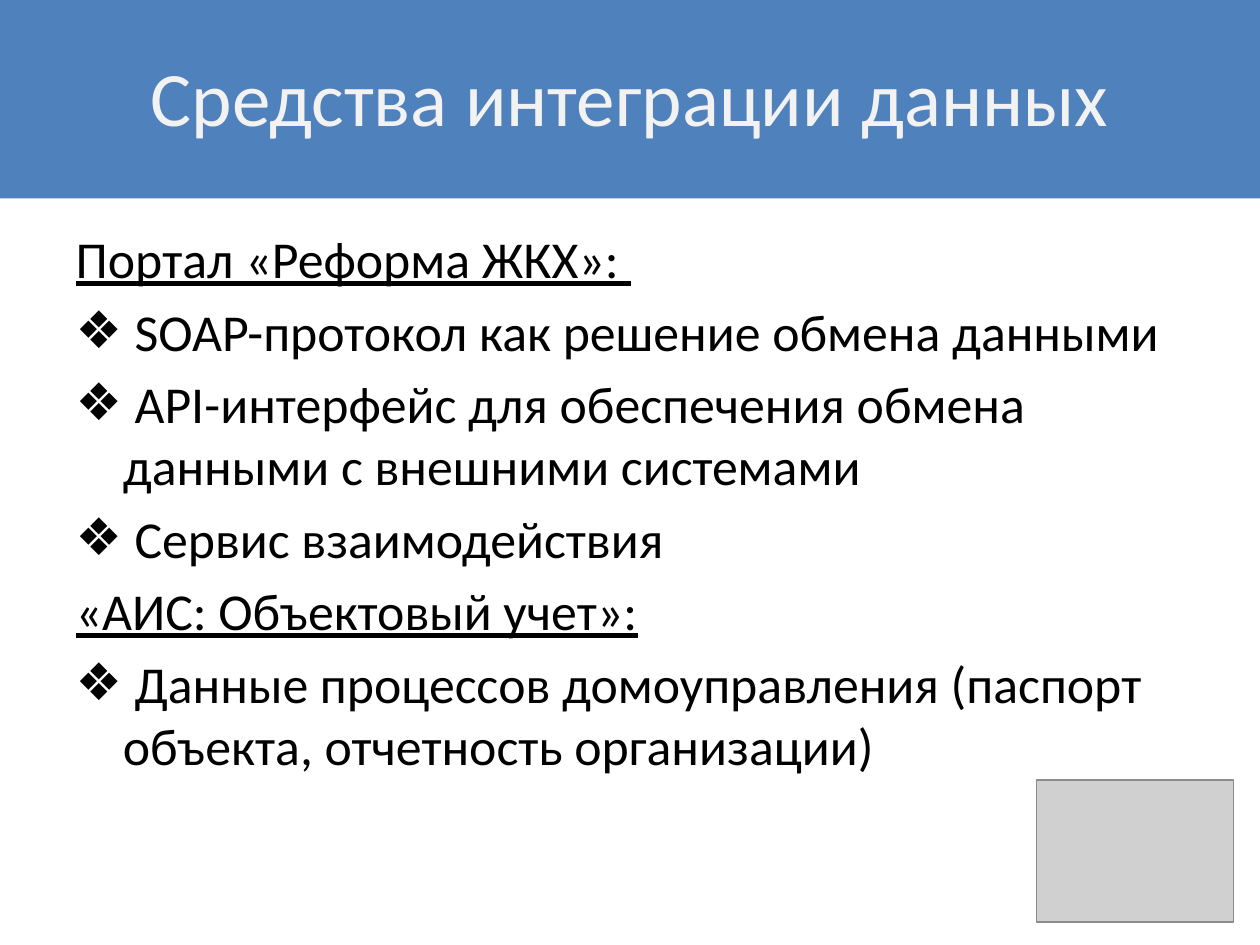
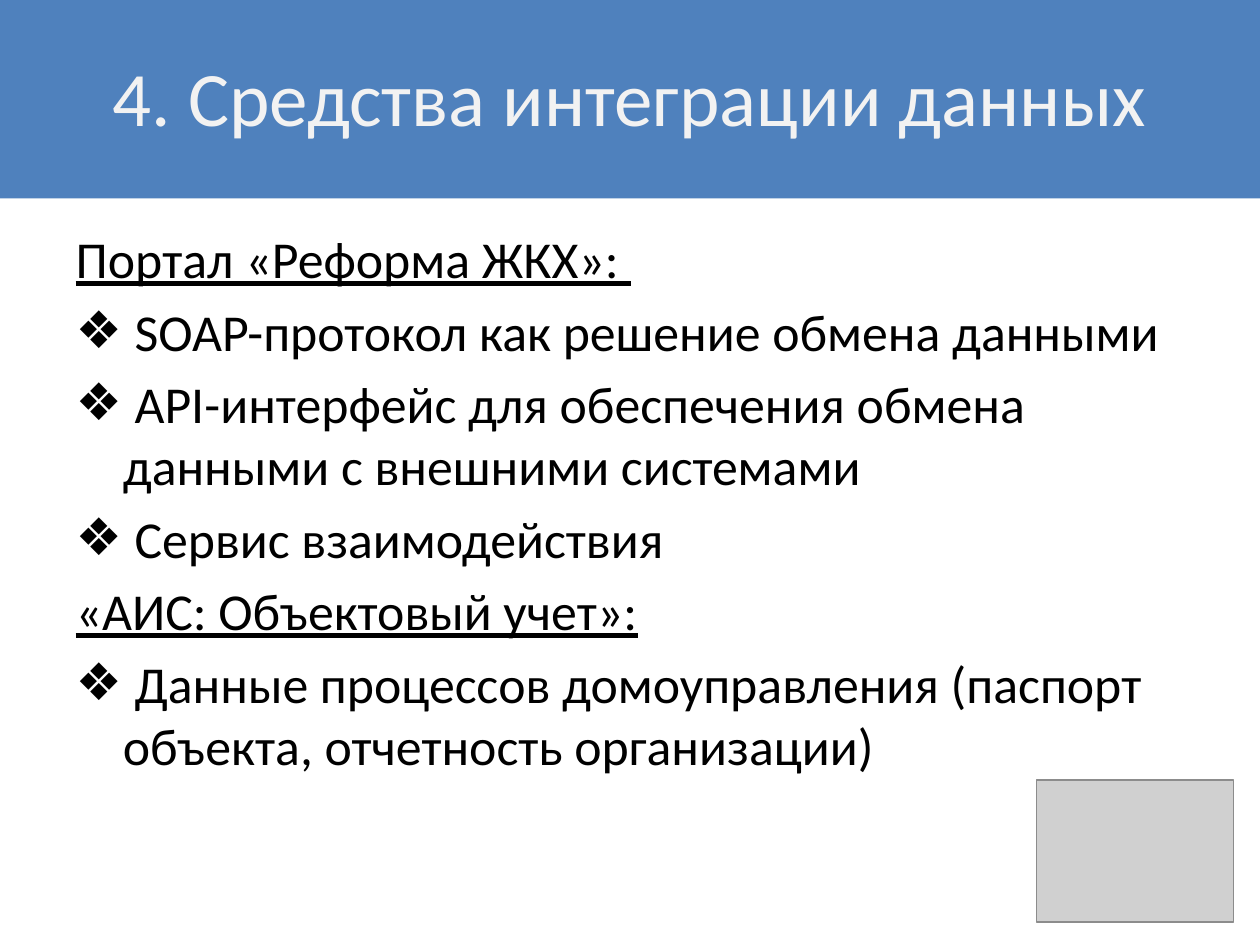
Before and after one commit to Alexeyyy/Diploma_doc, a slide deck: slide 5 of Презентация/Презентация_Желепов.pptx. Drawn at 1260x945 pixels with LibreOffice and Linux fonts; fonts in the diff are those of the drawing; grey boxes stand for pictures. Boxes give left, top, right and bottom in pixels: in the first picture for what was removed or moved away, otherwise in the second. Text is boxed around its words. In the diff, an @@ line names an element or a change of style, - is before the commit and + after.

```diff
--- a/Презентация/Презентация_Желепов.pptx
+++ b/Презентация/Презентация_Желепов.pptx
@@ title at [113,76,1146,139]: text changed @@
-Средства интеграции данных
+4. Средства интеграции данных
```
Also in this commit, not shown: 6 other slides changed, 2 slides added, 6 other files.
